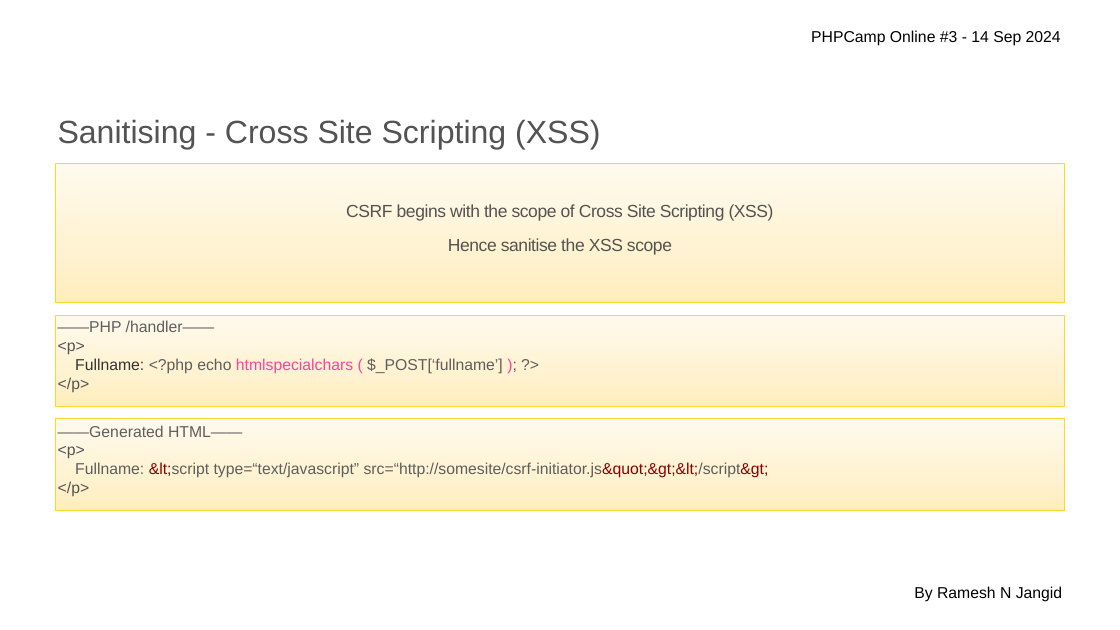
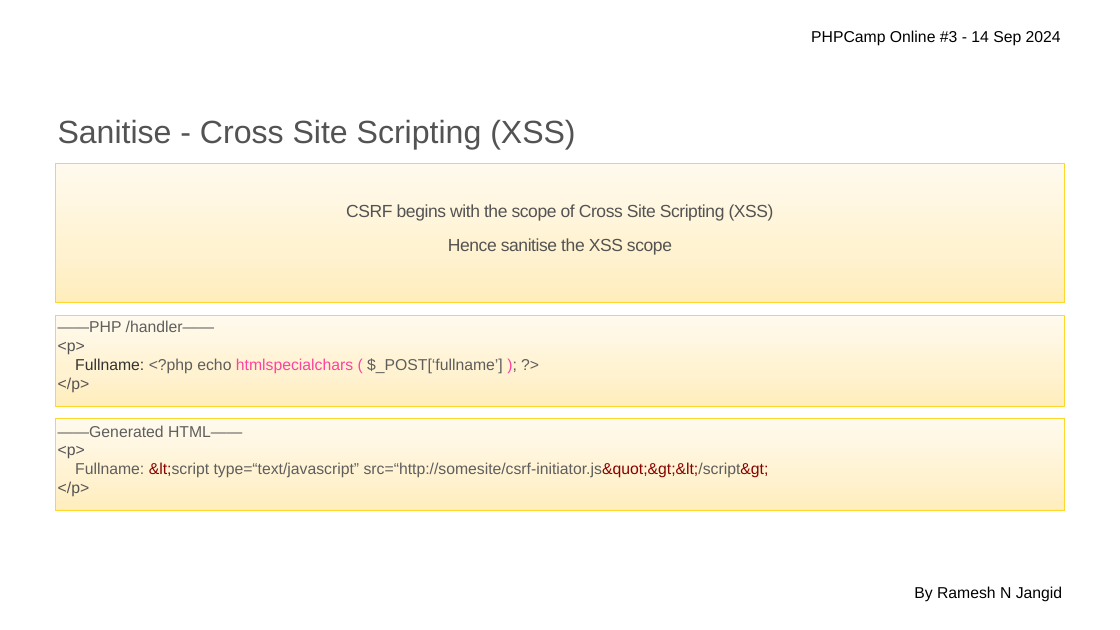
Before and after one commit to polygoncoin/Presentations, a slide deck: slide 5 of PHP-Session-beyond-$_SESSION.pptx. Drawn at 1120x630 pixels with LibreOffice and Linux fonts; fonts in the diff are those of the drawing; background and template pictures are left out. Boxes give left, top, right and bottom in pixels: in the first picture for what was removed or moved away, otherwise in the second. Text is boxed around its words. In the diff, an @@ line names an element or a change of style, - is before the commit and + after.

```diff
--- a/PHP-Session-beyond-$_SESSION.pptx
+++ b/PHP-Session-beyond-$_SESSION.pptx
@@ text at (x1=58, y1=119, x2=575, y2=149): text changed @@
-Sanitising - Cross Site Scripting (XSS)
+Sanitise - Cross Site Scripting (XSS)
```
Also in this commit, not shown: 8 other slides changed, 2 other files.
